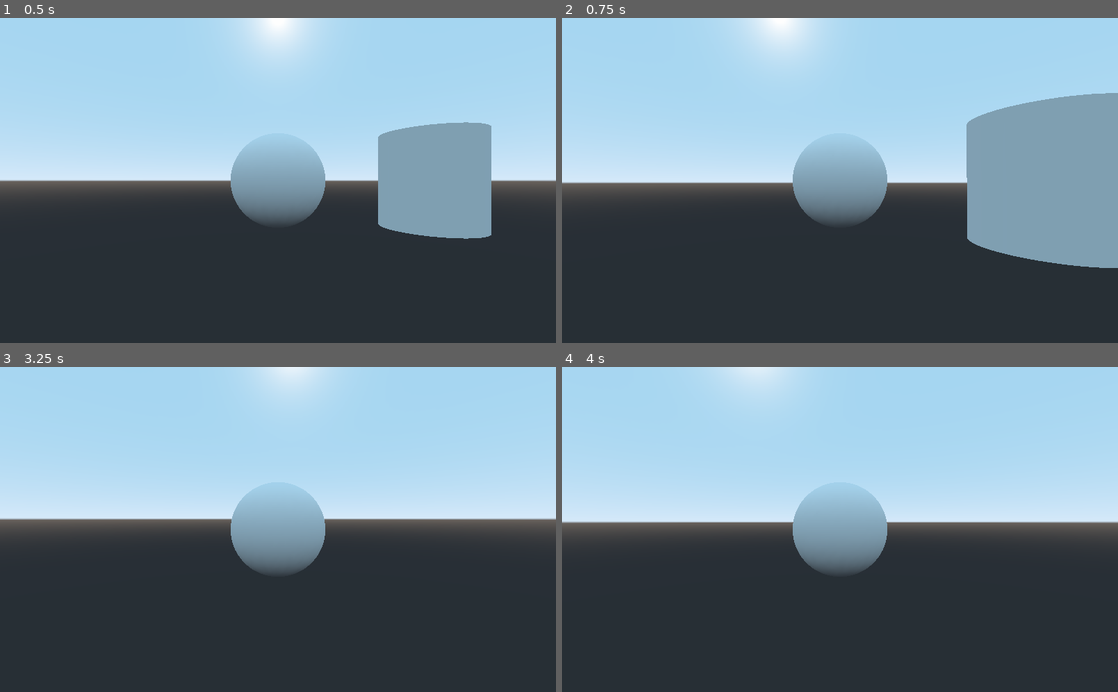
Above: before the commit, frames 1-4 (two rows, left to right).
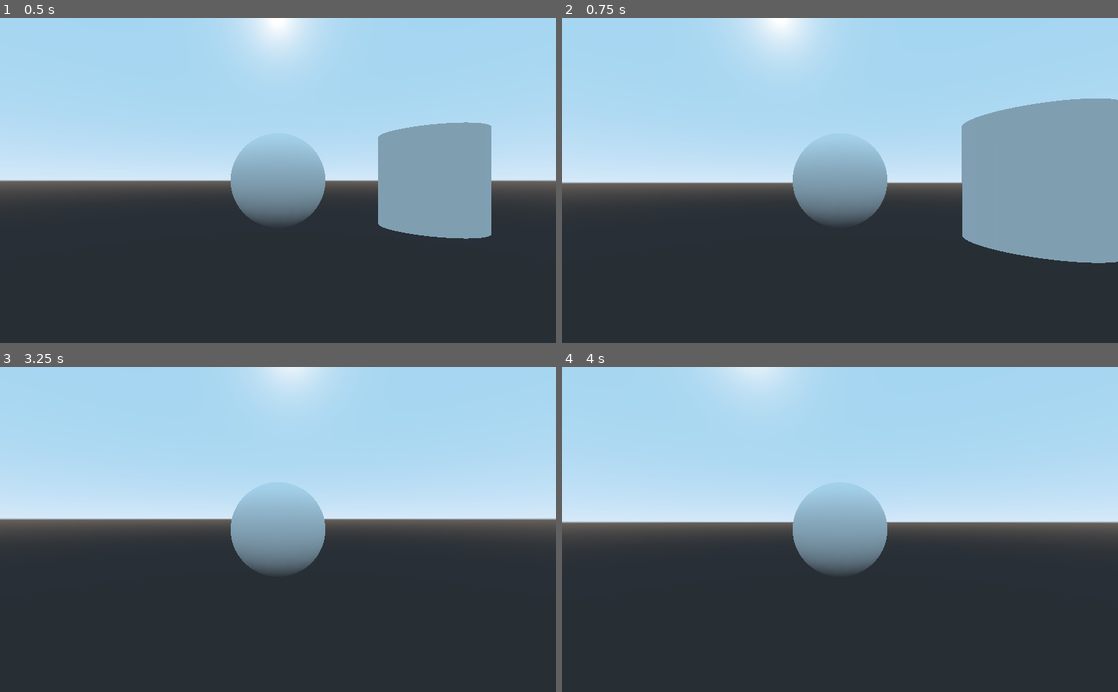
Above: after the commit, the same moments.

Repository: PDHTEC/HelpBender
Game: Godot game, scene res://Spatial.tscn
Two runs of this game, one before a commit and one after it. Both use one fixed random seed, a clock stepped at 60 frames per second and the inputs below.
Inputs (mouse positions are in pixels of both pictures, inside the frame that each line leads up to):
- Up to frame 1 (0.5 s): no input
- Up to frame 2 (0.75 s): tap Enter at 0.5 s; move the mouse to (867, 180) at 0.52 s; hold W (forward, bound only after the commit) from 0.53 s (still down)
- Up to frame 3 (3.25 s): keep holding W (forward, bound only after the commit); tap Space at 1.25, 2.75 s; move the mouse to (250, 529) at 1.27 s; tap Enter at 2 s; move the mouse to (289, 523) at 2.02 s; move the mouse to (272, 536) at 2.77 s
- Up to frame 4 (4 s): keep holding W (forward, bound only after the commit); tap Enter at 3.5 s; move the mouse to (878, 532) at 3.52 s

Frame 1 is identical in both runs. In frame 2, 0.8% of the frame differs, in the area x 71-100%, y 23-77%; in frame 3, less than 0.1%; in frame 4, less than 0.1%.

Commit message:
+Movement and creature stuff
Movement keys were added, temporary player forward movement implemented and general creature stuff like health

Diff:
--- a/HelpBender/Creature.gd
+++ b/HelpBender/Creature.gd
@@ -1,10 +1,11 @@
 extends Spatial
 
+export var max_health : float = 20
+export var food_value : float = 2
 
-# Declare member variables here. Examples:
-# var a = 2
-# var b = "text"
-
+var food
+var health
+var infected : bool
 
 # Called when the node enters the scene tree for the first time.
 func _ready():
@@ -14,3 +15,17 @@
 # Called every frame. 'delta' is the elapsed time since the previous frame.
 #func _process(delta):
 #	pass
+
+func change_health(amount):
+	set_health(health+amount)
+
+func set_health(amount):
+	health = amount
+	if health<0:
+		health = 0
+		die()
+	elif health > max_health:
+		health = max_health
+
+func die():
+	pass
--- a/HelpBender/Player.gd
+++ b/HelpBender/Player.gd
@@ -1,10 +1,4 @@
 extends "res://Creature.gd"
-
-
-# Declare member variables here. Examples:
-# var a = 2
-# var b = "text"
-
 
 # Called when the node enters the scene tree for the first time.
 func _ready():
@@ -12,4 +6,8 @@
 
 # Called every frame. 'delta' is the elapsed time since the previous frame.
 func _process(delta):
-	translation += $Camera.forward*delta*10
+	movement(delta)
+
+func movement(delta):
+	if Input.is_action_pressed("forward"):
+		translation += $Camera.forward*delta*10
--- a/HelpBender/project.godot
+++ b/HelpBender/project.godot
@@ -18,6 +18,33 @@
 
 common/drop_mouse_on_gui_input_disabled=true
 
+[input]
+
+forward={
+"deadzone": 0.5,
+"events": [ Object(InputEventKey,"resource_local_to_scene":false,"resource_name":"","device":0,"alt":false,"shift":false,"control":false,"meta":false,"command":false,"pressed":false,"scancode":87,"physical_scancode":0,"unicode":0,"echo":false,"script":null)
+, Object(InputEventKey,"resource_local_to_scene":false,"resource_name":"","device":0,"alt":false,"shift":false,"control":false,"meta":false,"command":false,"pressed":false,"scancode":16777232,"physical_scancode":0,"unicode":0,"echo":false,"script":null)
+ ]
+}
+left={
+"deadzone": 0.5,
+"events": [ Object(InputEventKey,"resource_local_to_scene":false,"resource_name":"","device":0,"alt":false,"shift":false,"control":false,"meta":false,"command":false,"pressed":false,"scancode":65,"physical_scancode":0,"unicode":0,"echo":false,"script":null)
+, Object(InputEventKey,"resource_local_to_scene":false,"resource_name":"","device":0,"alt":false,"shift":false,"control":false,"meta":false,"command":false,"pressed":false,"scancode":16777231,"physical_scancode":0,"unicode":0,"echo":false,"script":null)
+ ]
+}
+right={
+"deadzone": 0.5,
+"events": [ Object(InputEventKey,"resource_local_to_scene":false,"resource_name":"","device":0,"alt":false,"shift":false,"control":false,"meta":false,"command":false,"pressed":false,"scancode":68,"physical_scancode":0,"unicode":0,"echo":false,"script":null)
+, Object(InputEventKey,"resource_local_to_scene":false,"resource_name":"","device":0,"alt":false,"shift":false,"control":false,"meta":false,"command":false,"pressed":false,"scancode":16777233,"physical_scancode":0,"unicode":0,"echo":false,"script":null)
+ ]
+}
+back={
+"deadzone": 0.5,
+"events": [ Object(InputEventKey,"resource_local_to_scene":false,"resource_name":"","device":0,"alt":false,"shift":false,"control":false,"meta":false,"command":false,"pressed":false,"scancode":83,"physical_scancode":0,"unicode":0,"echo":false,"script":null)
+, Object(InputEventKey,"resource_local_to_scene":false,"resource_name":"","device":0,"alt":false,"shift":false,"control":false,"meta":false,"command":false,"pressed":false,"scancode":16777234,"physical_scancode":0,"unicode":0,"echo":false,"script":null)
+ ]
+}
+
 [physics]
 
 common/enable_pause_aware_picking=true
